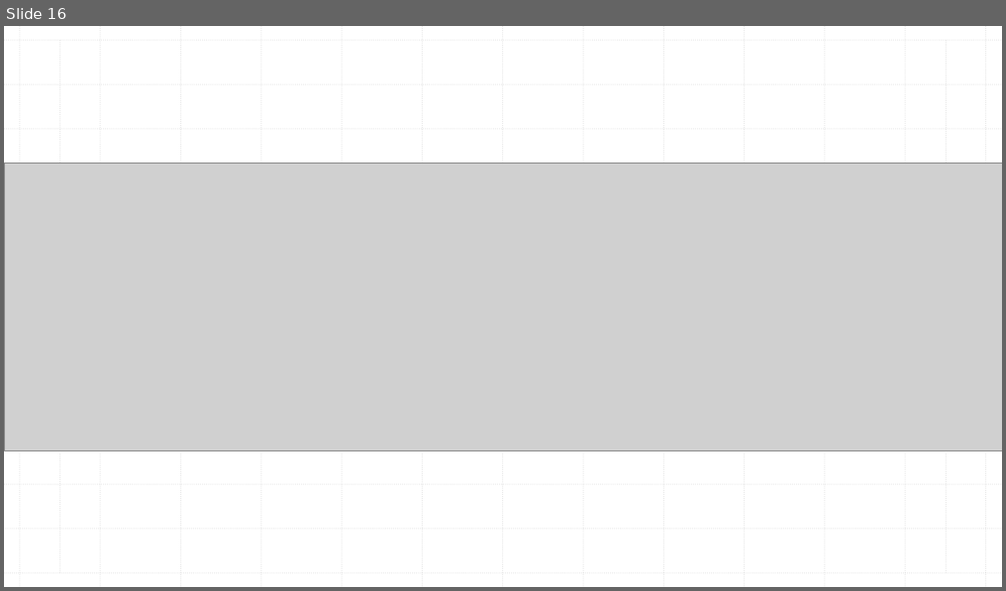
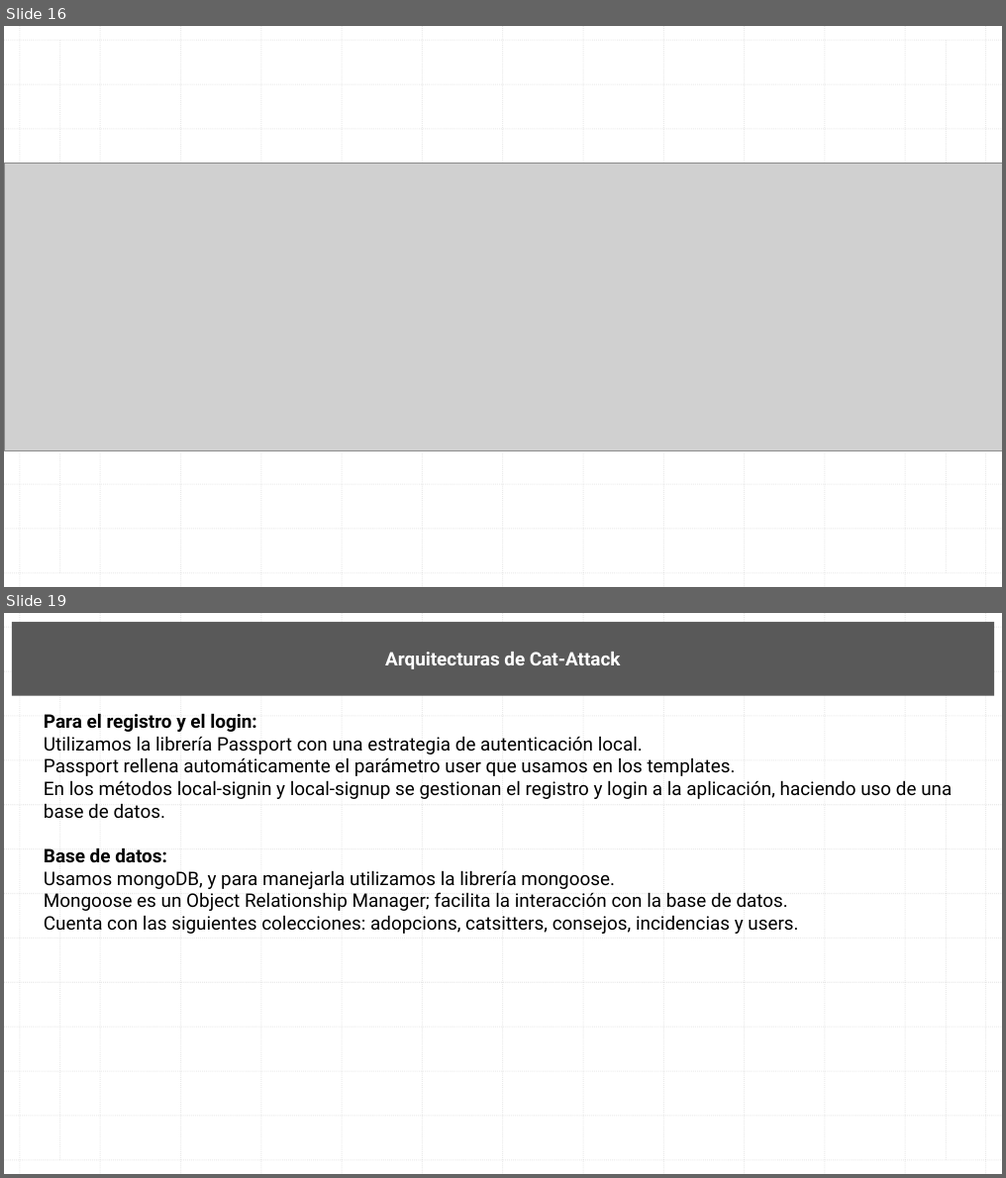
Before and after one commit to AndresIturria/Cat-Attack, a slide deck: Docs/Documento de diseño Cat-Attack.pptx. Shown one above the other, each under a label of ours: slide 16 before the commit, slides 16 and 19 after it; the slides between them are not shown. The pictures are 1006x591 and 1006x1178 pixels, drawn with LibreOffice and Linux fonts; fonts in the diff are those of the drawing; grey boxes stand for pictures. Boxes give left, top, right and bottom in pixels: in the first picture for what was removed or moved away, otherwise in the second. Text is boxed around its words. In the diff, an @@ line names an element or a change of style, - is before the commit and + after.

Commit message:
Commit final: correcciones en los docs. Cambios en guest para no poder acceder al chat ni enviar incidencias.

```diff
--- a/Docs/Documento de diseño Cat-Attack.pptx
+++ b/Docs/Documento de diseño Cat-Attack.pptx
@@ slide 19 added at (4,613,1002,1174), background #FFFFFF; not listed: 28 template elements that a slide beside it also shows @@
@@ rectangle added at (12,622,994,696), fill #595959, 18 pt, text #FFFFFF, bold @@
+Arquitecturas de Cat-Attack
@@ text added at (44,713,951,934), 18 pt, text #000000 @@
+Para el registro y el login:
+Utilizamos la librería Passport con una estrategia de autenticación local.
+Passport rellena automáticamente el parámetro user que usamos en los templates.
+En los métodos local-signin y local-signup se gestionan el registro y login a la aplicación, haciendo uso de una base de datos.
+Base de datos:
+Usamos mongoDB, y para manejarla utilizamos la librería mongoose.
+Mongoose es un Object Relationship Manager; facilita la interacción con la base de datos.
+Cuenta con las siguientes colecciones: adopcions, catsitters, consejos, incidencias y users.
```
Also in this commit, not shown: 1 slide changed, 4 other slides added, 9 other files.
